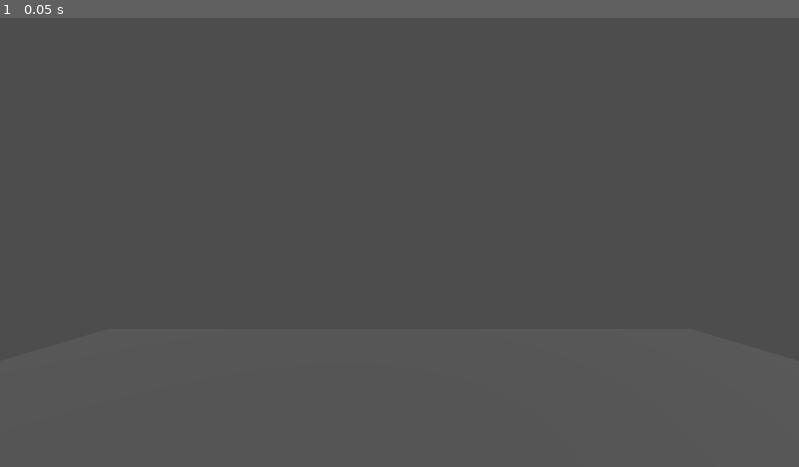
Above: before the commit, frame 1.
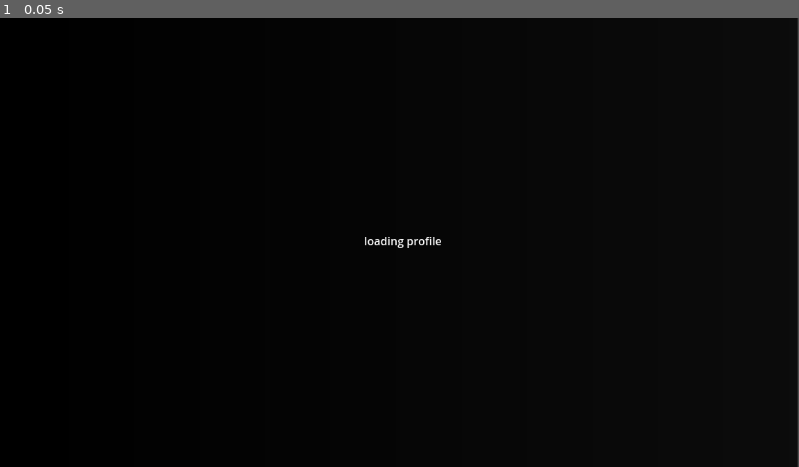
Above: after the commit, the same moment.

Repository: robinsax/epilogue
Game: Godot game, scene res://game.tscn
Same seed, same stepped clock (60 frames per second), same inputs: the game is played once before the commit and once after it.
Inputs:
- Up to frame 1 (0.05 s): no input

The runs differ from the first frame. In frame 1, 100% of the frame differs, in the area x 0-100%, y 0-100%.

Commit message:
Replication POC and integrated matchmaking

Diff:
--- a/game/characters/test_player.gd
+++ b/game/characters/test_player.gd
@@ -3,34 +3,42 @@
 const SPEED = 5.0
 const JUMP_VELOCITY = 4.5
 
+@export var player := 1 :
+	set(id):
+		player = id
+		$input_sync.set_multiplayer_authority(id)
+
 # Get the gravity from the project settings to be synced with RigidBody nodes.
 var gravity = ProjectSettings.get_setting("physics/3d/default_gravity")
-var mouse_sensitivity = 0.002
+
+func _is_local_authority():
+	return $input_sync.get_multiplayer_authority() == multiplayer.get_unique_id()
 
 func _ready():
+	if not _is_local_authority():
+		return
+
+	print("local authority ready")
 	Input.mouse_mode = Input.MOUSE_MODE_CAPTURED
+	$camera.current = true
 
-func _input(event):
-	if event.is_action_pressed("ui_cancel"):
-		Input.mouse_mode = Input.MOUSE_MODE_VISIBLE
-
-	if event is InputEventMouseMotion and Input.mouse_mode == Input.MOUSE_MODE_CAPTURED:
-		rotate_y(-event.relative.x * mouse_sensitivity)
-		$camera.rotate_x(-event.relative.y * mouse_sensitivity)
+func _process(delta):
+	pass
 
 func _physics_process(delta):
-	# Add the gravity.
 	if not is_on_floor():
 		velocity.y -= gravity * delta
 
-	# Handle jump.
-	if Input.is_action_just_pressed("ui_accept") and is_on_floor():
+	if $input_sync.jumping and is_on_floor():
 		velocity.y = JUMP_VELOCITY
+	$input_sync.jumping = false
 
-	# Get the input direction and handle the movement/deceleration.
-	# As good practice, you should replace UI actions with custom gameplay actions.
-	var input_dir = Input.get_vector("mv_left", "mv_right", "mv_forward", "mv_back")
-	var direction = (transform.basis * Vector3(input_dir.x, 0, input_dir.y)).normalized()
+	var rotation = $input_sync.rotation
+	rotate_y(rotation.y)
+	$camera.rotate_x(rotation.x)
+
+	var move_dir = $input_sync.move_direction
+	var direction = (transform.basis * Vector3(move_dir.x, 0, move_dir.y)).normalized()
 	if direction:
 		velocity.x = direction.x * SPEED
 		velocity.z = direction.z * SPEED
--- a/game/characters/test_player.tscn
+++ b/game/characters/test_player.tscn
@@ -1,6 +1,7 @@
-[gd_scene load_steps=5 format=3 uid="uid://kk45b15t4ny7"]
+[gd_scene load_steps=9 format=3 uid="uid://kk45b15t4ny7"]
 
 [ext_resource type="Script" path="res://characters/test_player.gd" id="1_nn6m6"]
+[ext_resource type="Script" path="res://characters/test_player_input.gd" id="2_3tfjj"]
 
 [sub_resource type="CapsuleShape3D" id="CapsuleShape3D_xg1k5"]
 radius = 0.35
@@ -14,6 +15,28 @@
 radius = 0.4
 height = 1.5
 
+[sub_resource type="BoxMesh" id="BoxMesh_6ifke"]
+size = Vector3(0.2, 0.2, 0.2)
+
+[sub_resource type="SceneReplicationConfig" id="SceneReplicationConfig_r37wx"]
+properties/0/path = NodePath(".:position")
+properties/0/spawn = true
+properties/0/replication_mode = 1
+properties/1/path = NodePath(".:rotation")
+properties/1/spawn = true
+properties/1/replication_mode = 1
+properties/2/path = NodePath(".:player")
+properties/2/spawn = true
+properties/2/replication_mode = 1
+
+[sub_resource type="SceneReplicationConfig" id="SceneReplicationConfig_su84c"]
+properties/0/path = NodePath("input_sync:move_direction")
+properties/0/spawn = true
+properties/0/replication_mode = 1
+properties/1/path = NodePath("input_sync:rotation")
+properties/1/spawn = true
+properties/1/replication_mode = 1
+
 [node name="test_player" type="CharacterBody3D"]
 script = ExtResource("1_nn6m6")
 
@@ -24,5 +47,17 @@
 mesh = SubResource("CapsuleMesh_50jhi")
 skeleton = NodePath("../collider")
 
+[node name="backindicator" type="MeshInstance3D" parent="mesh"]
+transform = Transform3D(1, 0, 0, 0, 1, 0, 0, 0, 1, 0, 0, 0.468884)
+mesh = SubResource("BoxMesh_6ifke")
+skeleton = NodePath("../..")
+
 [node name="camera" type="Camera3D" parent="."]
 transform = Transform3D(1, 0, 0, 0, 1, 0, 0, 0, 1, 0, 0.5, 0)
+
+[node name="server_sync" type="MultiplayerSynchronizer" parent="."]
+replication_config = SubResource("SceneReplicationConfig_r37wx")
+
+[node name="input_sync" type="MultiplayerSynchronizer" parent="."]
+replication_config = SubResource("SceneReplicationConfig_su84c")
+script = ExtResource("2_3tfjj")
--- /dev/null
+++ b/game/characters/test_player_input.gd
@@ -0,0 +1,33 @@
+extends MultiplayerSynchronizer
+
+@export var move_direction = Vector2()
+@export var rotation = Vector3()
+@export var jumping = false
+
+var mouse_sensitivity = 0.002
+
+func _ready():
+	var is_authority = get_multiplayer_authority() == multiplayer.get_unique_id()
+	set_process(is_authority)
+	set_process_input(is_authority)
+
+func _process(delta):
+	move_direction = Input.get_vector("mv_left", "mv_right", "mv_forward", "mv_back")
+	rotation = Vector3()
+
+@rpc("call_local")
+func jump():
+	jumping = true
+
+func _input(event):
+	if event.is_action_pressed("ui_accept"):
+		jump.rpc()
+
+	if event.is_action_pressed("ui_cancel"):
+		if Input.mouse_mode == Input.MOUSE_MODE_CAPTURED:
+			Input.mouse_mode = Input.MOUSE_MODE_VISIBLE
+		else:
+			Input.mouse_mode = Input.MOUSE_MODE_CAPTURED
+
+	if event is InputEventMouseMotion and Input.mouse_mode == Input.MOUSE_MODE_CAPTURED:
+		rotation = Vector3(-event.relative.y * mouse_sensitivity, -event.relative.x * mouse_sensitivity, 0)
--- /dev/null
+++ b/game/connector.gd
@@ -0,0 +1,76 @@
+extends Node
+
+var util = load("res://util.gd").new()
+
+var state = "none"
+var queue_state = "unknown"
+var match_state = "unknown"
+var match_id = null
+var poll_time = 2.0
+
+func _ready():
+	util.bind(self)
+
+func _process(delta):
+	if state != "queued_idle" and state != "matched_idle":
+		return
+
+	poll_time -= delta
+	if poll_time < 0.0: # todo dont spin unless needed
+		poll_time = 2.0
+		if queue_state == "active":
+			_poll_match()
+		else:
+			_poll_queue()
+
+func queue():
+	if state != "none":
+		return
+	state = "queuing"
+
+	util.make_req("/queue", HTTPClient.METHOD_POST, _queue_polled)
+
+func get_state():
+	if state == "queued_idle" or state == "queued_polling":
+		return "queued"
+	if state == "matched_idle" or state == "matched_polling":
+		return "matched"
+	return state
+
+func _poll_queue():
+	if state != "queued_idle":
+		print("warn: dup poll queue")
+		return
+	state = "queued_polling"
+
+	util.make_req("/queue", HTTPClient.METHOD_GET, _queue_polled)
+
+func _poll_match():
+	if state != "matched_idle":
+		print("warn: dup poll match")
+		return
+	state = "matched_polling"
+
+	util.make_req("/match/" + match_id, HTTPClient.METHOD_GET, _match_polled)
+
+func _queue_polled(data):
+	queue_state = data["state"]
+
+	if queue_state == "active":
+		print("matched")
+
+		state = "matched_idle"
+		match_id = data["match_id"]
+	else:
+		state = "queued_idle"
+
+func _match_polled(data):
+	match_state = data["state"]
+
+	if match_state == "active":
+		print("match ready")
+
+		state = "joining"
+		get_node("/root/game").client_join_match(match_id)
+	else:
+		state = "matched_idle"
--- /dev/null
+++ b/game/connector.tscn
@@ -0,0 +1,6 @@
+[gd_scene load_steps=2 format=3 uid="uid://bsiqcmfdlxxun"]
+
+[ext_resource type="Script" path="res://connector.gd" id="1_sno6c"]
+
+[node name="connector" type="Node3D"]
+script = ExtResource("1_sno6c")
--- a/game/game.gd
+++ b/game/game.gd
@@ -1,14 +1,108 @@
 extends Node3D
 
+var MAX_CLIENTS = 8
 
-# Called when the node enters the scene tree for the first time.
+var util = load("res://util.gd").new()
+
+var splash_ui = null
+
 func _ready():
-	pass # Replace with function body.
+	util.bind(self)
 
+	if DisplayServer.get_name() == "headless":
+		_server_init()
+	else:
+		_client_init()
 
-# Called every frame. 'delta' is the elapsed time since the previous frame.
 func _process(delta):
 	pass
 
-func join(match_data):
-	print("game.join: ", match_data)
+func _server_init():
+	print("server init")
+	var port = int(OS.get_environment("PORT"))
+
+	multiplayer.peer_connected.connect(_server_client_connected)
+	multiplayer.peer_disconnected.connect(_server_client_disconnected)
+
+	var peer = ENetMultiplayerPeer.new()
+	peer.create_server(port, MAX_CLIENTS)
+	if peer.get_connection_status() == MultiplayerPeer.CONNECTION_DISCONNECTED:
+		print("err boot multiplayer server")
+		return
+
+	multiplayer.multiplayer_peer = peer
+
+	_server_change_level.call_deferred(load("res://levels/level.tscn"))
+
+func _server_client_connected(id):
+	print("client conn ", id)
+
+	var character = preload("res://characters/test_player.tscn").instantiate()
+	character.player = id
+	character.position = Vector3(10 * randf(), 0, 10 * randf())
+	character.name = str(id)
+	$level/level_root/players.add_child(character, true)
+	print("spawned")
+
+func _server_client_disconnected(id):
+	print("client deconn ", id)
+
+	if not $level/level_root/players.has_node(str(id)):
+		return
+	$level/level_root/players.get_node(str(id)).queue_free()
+
+func _server_change_level(scene):
+	print("server change level")
+	for c in $level.get_children():
+		$level.remove_child(c)
+		c.queue_free()
+
+	$level.add_child(scene.instantiate())
+
+func _client_init():
+	splash_ui = load("res://ui/splash.tscn").instantiate()
+	add_child(splash_ui)
+
+	var direct_conn = OS.get_environment("DIRECT_CONNECT")
+	if direct_conn != "":
+		remove_child(splash_ui)
+
+		_client_match_ready({
+			'address': direct_conn
+		})
+	else:
+		util.make_req("/profile", HTTPClient.METHOD_GET, _client_profile_loaded)
+
+func _client_profile_loaded(data):
+	print("profile: ", data)
+
+	add_child(load("res://levels/base.tscn").instantiate())
+	remove_child(splash_ui)
+
+func client_join_match(match_id):
+	print("join ", match_id)
+	util.make_req("/match/" + match_id, HTTPClient.METHOD_GET, _client_match_ready)
+
+func _client_match_ready(match_data):
+	print("joining match ", match_data)
+
+	var address_parts = match_data["address"].split(":")
+	var host = address_parts[0]
+	var port = int(address_parts[1])
+
+	print(host, " ", port)
+
+	multiplayer.connected_to_server.connect(_client_connected)
+
+	var peer = ENetMultiplayerPeer.new()
+	peer.create_client(host, port)
+	if peer.get_connection_status() == MultiplayerPeer.CONNECTION_DISCONNECTED:
+		print("err establish conn")
+		return
+
+	multiplayer.multiplayer_peer = peer
+
+	print("conn init")
+
+func _client_connected():
+	print("conn up")
--- a/game/game.tscn
+++ b/game/game.tscn
@@ -1,9 +1,16 @@
 [gd_scene load_steps=3 format=3 uid="uid://cvdahxgd3aj2t"]
 
-[ext_resource type="PackedScene" uid="uid://b73yiw6x1sg2b" path="res://levels/base.tscn" id="1_0ckk3"]
 [ext_resource type="Script" path="res://game.gd" id="1_dkf1g"]
+[ext_resource type="PackedScene" uid="uid://bsiqcmfdlxxun" path="res://connector.tscn" id="2_vec4o"]
 
 [node name="game" type="Node3D"]
 script = ExtResource("1_dkf1g")
 
-[node name="base" parent="." instance=ExtResource("1_0ckk3")]
+[node name="connector" parent="." instance=ExtResource("2_vec4o")]
+
+[node name="spawner" type="MultiplayerSpawner" parent="."]
+_spawnable_scenes = PackedStringArray("res://levels/level.tscn")
+spawn_path = NodePath("../level")
+spawn_limit = 1
+
+[node name="level" type="Node3D" parent="."]
--- /dev/null
+++ b/game/game_dev.tscn
@@ -0,0 +1,54 @@
+[gd_scene load_steps=8 format=3 uid="uid://bggcmhggraf5u"]
+
+[ext_resource type="PackedScene" uid="uid://kk45b15t4ny7" path="res://characters/test_player.tscn" id="1_ca5ms"]
+[ext_resource type="PackedScene" uid="uid://dwadv4111gnfw" path="res://items/test_item.tscn" id="2_kg2g6"]
+
+[sub_resource type="WorldBoundaryShape3D" id="WorldBoundaryShape3D_xgta3"]
+
+[sub_resource type="StandardMaterial3D" id="StandardMaterial3D_86s6u"]
+
+[sub_resource type="PlaneMesh" id="PlaneMesh_7kyce"]
+material = SubResource("StandardMaterial3D_86s6u")
+size = Vector2(20, 20)
+
+[sub_resource type="StandardMaterial3D" id="StandardMaterial3D_mxn37"]
+
+[sub_resource type="BoxMesh" id="BoxMesh_xab5l"]
+material = SubResource("StandardMaterial3D_mxn37")
+size = Vector3(5, 1, 5)
+
+[node name="game_dev" type="Node3D"]
+
+[node name="test_player" parent="." instance=ExtResource("1_ca5ms")]
+transform = Transform3D(1, 0, 0, 0, 1, 0, 0, 0, 1, 0, 1.71093, 0)
+
+[node name="StaticBody3D" type="StaticBody3D" parent="."]
+
+[node name="CollisionShape3D" type="CollisionShape3D" parent="StaticBody3D"]
+shape = SubResource("WorldBoundaryShape3D_xgta3")
+
+[node name="MeshInstance3D" type="MeshInstance3D" parent="StaticBody3D/CollisionShape3D"]
+mesh = SubResource("PlaneMesh_7kyce")
+skeleton = NodePath("../../..")
+
+[node name="MeshInstance3D2" type="MeshInstance3D" parent="StaticBody3D/CollisionShape3D"]
+transform = Transform3D(1, 0, 0, 0, 1, 0, 0, 0, 1, -2.69445, -0.310109, 0)
+mesh = SubResource("BoxMesh_xab5l")
+
+[node name="DirectionalLight3D" type="DirectionalLight3D" parent="."]
+transform = Transform3D(0.990136, 0.103175, 0.0947918, -0.132121, 0.912738, 0.386593, -0.0466334, -0.395304, 0.917366, 0, 0, 0)
+shadow_enabled = true
+shadow_transmittance_bias = -2.96
+shadow_opacity = 0.48
+
+[node name="test_item" parent="." instance=ExtResource("2_kg2g6")]
+transform = Transform3D(1, 0, 0, 0, 1, 0, 0, 0, 1, -3.46785, 0.693488, 0.138969)
+
+[node name="test_item2" parent="." instance=ExtResource("2_kg2g6")]
+transform = Transform3D(1, 0, 0, 0, 1, 0, 0, 0, 1, -3.46785, 0.693488, 1.0012)
+
+[node name="SpotLight3D" type="SpotLight3D" parent="."]
+transform = Transform3D(0.183591, 0, 0.983003, 0, 1, 0, -0.983003, 0, 0.183591, -0.697188, 0.693488, 2.26826)
+
+[node name="MultiplayerSpawner" type="MultiplayerSpawner" parent="."]
+spawn_path = NodePath("..")
--- /dev/null
+++ b/game/items/test_item.tscn
@@ -0,0 +1,18 @@
+[gd_scene load_steps=4 format=3 uid="uid://dwadv4111gnfw"]
+
+[sub_resource type="BoxShape3D" id="BoxShape3D_s0xl8"]
+
+[sub_resource type="StandardMaterial3D" id="StandardMaterial3D_w75gt"]
+
+[sub_resource type="BoxMesh" id="BoxMesh_ykk5f"]
+material = SubResource("StandardMaterial3D_w75gt")
+size = Vector3(0.5, 0.5, 0.5)
+
+[node name="test_item" type="RigidBody3D"]
+
+[node name="CollisionShape3D" type="CollisionShape3D" parent="."]
+shape = SubResource("BoxShape3D_s0xl8")
+
+[node name="MeshInstance3D" type="MeshInstance3D" parent="."]
+mesh = SubResource("BoxMesh_ykk5f")
+skeleton = NodePath("../CollisionShape3D")
--- a/game/levels/base.tscn
+++ b/game/levels/base.tscn
@@ -28,6 +28,4 @@
 transform = Transform3D(0.584757, -0.100493, 0.80496, -0.267003, 0.913164, 0.307964, -0.766008, -0.395011, 0.507147, -4.90866, 1.97851, 0)
 
 [node name="join_trigger" parent="." instance=ExtResource("2_5pfi3")]
-transform = Transform3D(1, 0, 0, 0, 1, 0, 0, 0, 1, -2.45191, 0.546875, 4.40351)
-
-[node name="MultiplayerSpawner" type="MultiplayerSpawner" parent="."]
+transform = Transform3D(-0.732804, 0, 0.680439, 0, 1, 0, -0.680439, 0, -0.732804, -2.45191, 0.546875, 4.40351)
--- /dev/null
+++ b/game/levels/level.gd
@@ -0,0 +1,10 @@
+extends Node3D
+
+# Called when the node enters the scene tree for the first time.
+func _ready():
+	print("level ready")
+	pass # Replace with function body.
+
+# Called every frame. 'delta' is the elapsed time since the previous frame.
+func _process(delta):
+	pass
--- a/game/levels/level.tscn
+++ b/game/levels/level.tscn
@@ -1,27 +1,42 @@
 [gd_scene load_steps=4 format=3 uid="uid://gc1qd8lwjsse"]
 
-[ext_resource type="PackedScene" uid="uid://kk45b15t4ny7" path="res://characters/test_player.tscn" id="1_2fq63"]
+[ext_resource type="Script" path="res://levels/level.gd" id="1_igh82"]
 
 [sub_resource type="PlaneMesh" id="PlaneMesh_y0h66"]
 size = Vector2(100, 100)
 
 [sub_resource type="WorldBoundaryShape3D" id="WorldBoundaryShape3D_msmoq"]
 
-[node name="level" type="Node3D"]
+[node name="level_root" type="Node3D"]
+script = ExtResource("1_igh82")
 
-[node name="test_player" parent="." instance=ExtResource("1_2fq63")]
-transform = Transform3D(1, 0, 0, 0, 1, 0, 0, 0, 1, 0, 1, 0)
+[node name="world" type="Node3D" parent="."]
 
-[node name="environment" type="Node3D" parent="."]
+[node name="floor" type="StaticBody3D" parent="world"]
 
-[node name="floor" type="StaticBody3D" parent="environment"]
-
-[node name="mesh" type="MeshInstance3D" parent="environment/floor"]
+[node name="mesh" type="MeshInstance3D" parent="world/floor"]
 mesh = SubResource("PlaneMesh_y0h66")
 skeleton = NodePath("../../..")
 
-[node name="collider" type="CollisionShape3D" parent="environment/floor"]
+[node name="collider" type="CollisionShape3D" parent="world/floor"]
 shape = SubResource("WorldBoundaryShape3D_msmoq")
+
+[node name="CSGBox3D2" type="CSGBox3D" parent="world"]
+transform = Transform3D(1, 0, 0, 0, 1, 0, 0, 0, 1, 1.18926, 0.380228, 0)
+
+[node name="CSGBox3D3" type="CSGBox3D" parent="world"]
+transform = Transform3D(1, 0, 0, 0, 1, 0, 0, 0, 1, 1.8266, 0.236804, 3.3856)
+
+[node name="CSGBox3D" type="CSGBox3D" parent="world"]
+transform = Transform3D(1, 0, 0, 0, 1, 0, 0, 0, 1, -6, 0.373596, 0)
 
 [node name="lamp" type="DirectionalLight3D" parent="."]
 transform = Transform3D(0.584757, -0.100493, 0.80496, -0.267003, 0.913164, 0.307964, -0.766008, -0.395011, 0.507147, -4.90866, 1.97851, 0)
+shadow_enabled = true
+
+[node name="players" type="Node3D" parent="."]
+
+[node name="spawner" type="MultiplayerSpawner" parent="."]
+_spawnable_scenes = PackedStringArray("res://characters/test_player.tscn")
+spawn_path = NodePath("../players")
+spawn_limit = 8
--- /dev/null
+++ b/game/ui/splash.tscn
@@ -0,0 +1,35 @@
+[gd_scene load_steps=4 format=3 uid="uid://c70x8ayd07tgd"]
+
+[sub_resource type="CanvasItemMaterial" id="CanvasItemMaterial_ctcmc"]
+
+[sub_resource type="Gradient" id="Gradient_wh4pu"]
+colors = PackedColorArray(0, 0, 0, 1, 0.0475577, 0.0475576, 0.0475576, 1)
+
+[sub_resource type="GradientTexture1D" id="GradientTexture1D_6tooc"]
+gradient = SubResource("Gradient_wh4pu")
+
+[node name="splash" type="Control"]
+material = SubResource("CanvasItemMaterial_ctcmc")
+layout_mode = 3
+anchors_preset = 15
+anchor_right = 1.0
+anchor_bottom = 1.0
+grow_horizontal = 2
+grow_vertical = 2
+
+[node name="bg" type="TextureRect" parent="."]
+layout_mode = 0
+offset_right = 1150.0
+offset_bottom = 648.0
+texture = SubResource("GradientTexture1D_6tooc")
+
+[node name="label" type="Label" parent="."]
+layout_mode = 1
+anchors_preset = -1
+anchor_right = 1.0
+anchor_bottom = 1.0
+offset_right = 10.0
+offset_bottom = -4.0
+text = "loading profile"
+horizontal_alignment = 1
+vertical_alignment = 1
--- /dev/null
+++ b/game/util.gd
@@ -0,0 +1,47 @@
+extends Node
+
+var API_URI = "http://127.0.0.1"
+
+var client_name = null
+var active_req = null
+var active_callback: Callable = _noop
+var host_node = null
+
+func _noop(data):
+	pass
+
+func bind(node):
+	client_name = "from-engine"
+	if OS.has_environment("CLIENT_NAME"):
+		client_name = OS.get_environment("CLIENT_NAME")
+
+	host_node = node
+
+func make_req(endpoint, method, callback):
+	var url = API_URI + endpoint
+	print("req ", url, " ", method)
+
+	active_callback = callback
+
+	active_req = HTTPRequest.new() # avoid host_node with httpserver?
+	host_node.add_child(active_req)
+
+	active_req.request_completed.connect(_handle_resp)
+	var err = active_req.request(url + "?user=" + client_name, [], method)
+	if err != OK:
+		print("err opening request")
+
+func _handle_resp(res, code, headers, body):
+	print("res ", res, " resp ", code)
+
+	if res != HTTPRequest.RESULT_SUCCESS or code != 200:
+		print("err result or response")
+		return
+
+	var data = JSON.parse_string(body.get_string_from_utf8())
+
+	active_callback.call(data)
+
+	host_node.remove_child(active_req)
+	active_req = null
+	active_callback = _noop
--- a/game/world/join_trigger.gd
+++ b/game/world/join_trigger.gd
@@ -1,82 +1,18 @@
 extends Area3D
 
-var API_URI = "http://127.0.0.1"
-
-var state = "none"
-var queue_state = "unknown"
-var active_req = null
-var poll_time = 2.0
+var connector = null
 
 func _ready():
+	connector = get_node("/root/game/connector")
+
 	connect("body_entered", _do_trigger)
-
-func _process(delta):
-	poll_time -= delta
-	if poll_time < 0.0: # todo dont spin unless needed
-		poll_time = 2.0
-		print(state, " ", queue_state)
-		if state != "queued_idle":
-			return
-		_poll_queue()
 
 func _do_trigger(body):
 	var player = body as CharacterBody3D
 	if not player:
 		return
 
-	_queue()
+	connector.queue()
 
-func _make_req(endpoint, method, callback):
-	print("req ", endpoint, " ", method)
-
-	active_req = HTTPRequest.new()
-	add_child(active_req)
-
-	active_req.request_completed.connect(callback)
-	var err = active_req.request(API_URI + endpoint + "?user=godot", [], method)
-	if err != OK:
-		print("err")
-
-func _parse_resp(res, code, headers, body):
-	print("res ", res, " resp ", code)
-
-	if res != HTTPRequest.RESULT_SUCCESS or code != 200:
-		print("err")
-		return
-
-	var data = JSON.parse_string(body.get_string_from_utf8())
-
-	remove_child(active_req)
-	active_req = null
-
-	return data
-
-func _queue():
-	if state != "none":
-		return
-	state = "queuing"
-
-	_make_req("/queue", HTTPClient.METHOD_POST, _on_queue_polled)
-
-func _poll_queue():
-	if state != "queued_idle":
-		return
-	state = "queued_polling"
-
-	_make_req("/queue", HTTPClient.METHOD_GET, _on_queue_polled)
-
-func _on_queue_polled(res, code, headers, body):
-	var data = _parse_resp(res, code, headers, body)
-	queue_state = data["state"]
-
-	if queue_state == "active":
-		state = "joining"
-
-		_make_req("/match/" + data["match_id"], HTTPClient.METHOD_GET, _on_match_fetched)
-	else:
-		state = "queued_idle"
-
-func _on_match_fetched(res, code, headers, body):
-	var data = _parse_resp(res, code, headers, body)
-
-	get_node("/root/game").join(data)
+func _process(delta):
+	$text.text = connector.get_state()
--- a/game/world/join_trigger.tscn
+++ b/game/world/join_trigger.tscn
@@ -15,3 +15,7 @@
 
 [node name="mesh" type="MeshInstance3D" parent="."]
 mesh = SubResource("BoxMesh_1s706")
+
+[node name="text" type="Label3D" parent="."]
+transform = Transform3D(1, 0, 0, 0, 1, 0, 0, 0, 1, 0, 0.876192, 0)
+text = "join game"
Not shown, added: game/export_presets.cfg
Not shown, changed: dev.sh
Not shown, changed: etc/common.sh
Not shown, changed: infra.sh
Not shown, added: infra/build/server/prebuild.sh
